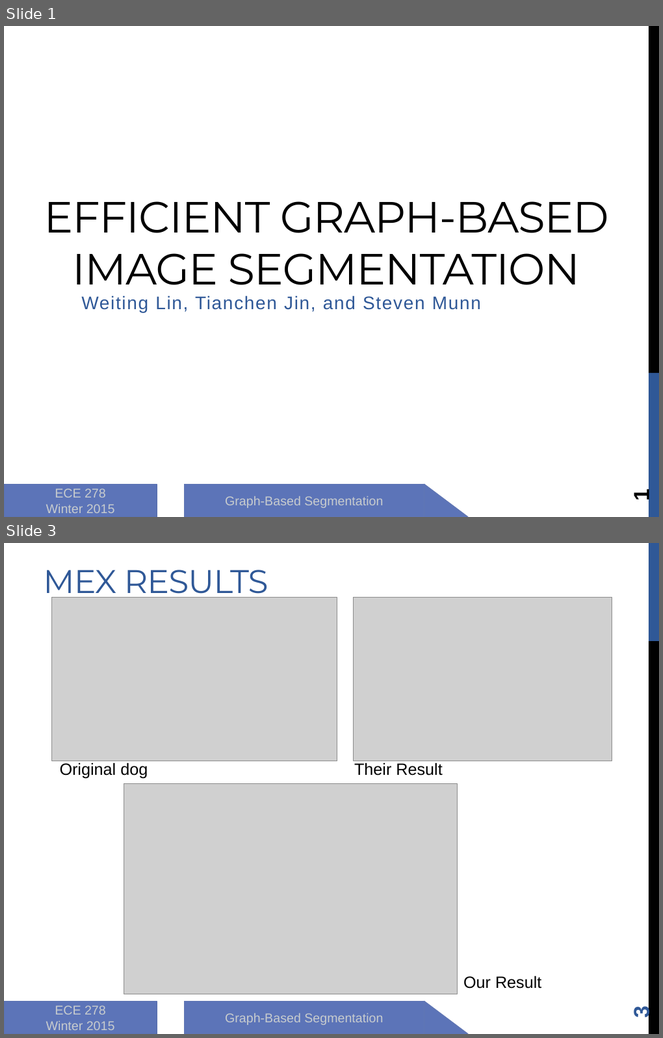
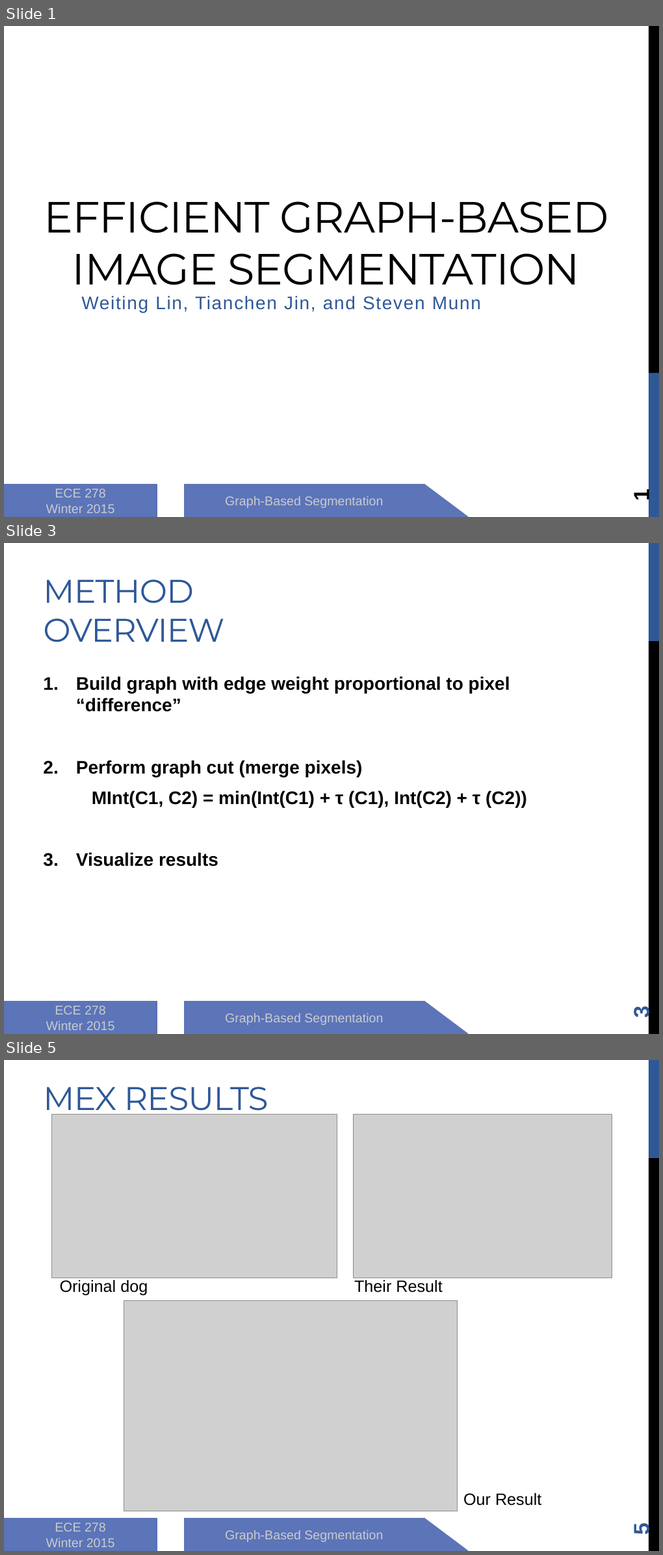
Before and after one commit to zhongguomeng/graph-based-segmentation, a slide deck: 8_report/presentation.pptx. Shown one above the other, each under a label of ours: slides 1 and 3 before the commit, slides 1, 3 and 5 after it; the slides between them are not shown. The pictures are 663x1038 and 663x1555 pixels, drawn with LibreOffice and Linux fonts; fonts in the diff are those of the drawing; grey boxes stand for pictures. Boxes give left, top, right and bottom in pixels: in the first picture for what was removed or moved away, otherwise in the second. Text is boxed around its words. In the diff, an @@ line names an element or a change of style, - is before the commit and + after.

```diff
--- a/8_report/presentation.pptx
+++ b/8_report/presentation.pptx
@@ slide 3 added at <box>4,543,659,1034</box>, background #FFFFFF; not listed: 2 template elements that a slide beside it also shows @@
@@ title added at <box>43,579,224,642</box>, 36 pt, text #2F5897 @@
+METHOD
+OVERVIEW
@@ text added at <box>76,676,527,867</box>, 20 pt, text #000000, bold @@
+1. Build graph with edge weight proportional to pixel “difference”
+2. Perform graph cut (merge pixels)
+MInt(C1, C2) = min(Int(C1) + τ (C1), Int(C2) + τ (C2))
+3. Visualize results
@@ rectangle added at <box>4,1002,157,1034</box>, fill #5C74B8, outline #5C72B2 1 pt, 14 pt, text #C8CCCE @@
+ECE 278
+Winter 2015
@@ rectangle added at <box>184,1002,425,1034</box>, fill #5C74B8, outline #6076B4 1 pt, 14 pt, text #C8CCCE @@
+Graph-Based Segmentation
@@ right triangle added at <box>425,1002,469,1034</box>, fill #5C74B8, outline #6076B4 1 pt @@
@@ page number added at <box>629,1007,654,1019</box>, 24 pt, text #2F5897, bold @@
+3
@@ what was slide 3 is now slide 5 @@
@@ page number at <box>629,1524,654,1536</box>: text changed @@
-3
+5
```
Also in this commit, not shown: 1 slide changed, 1 other slide added.
